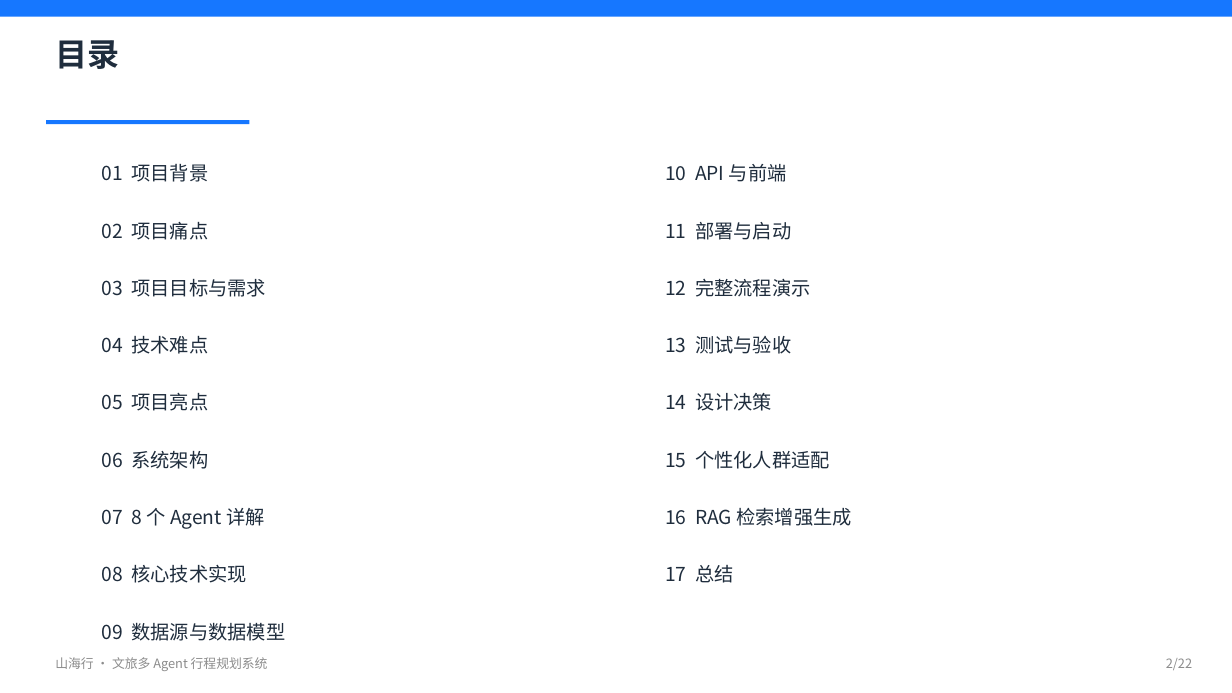
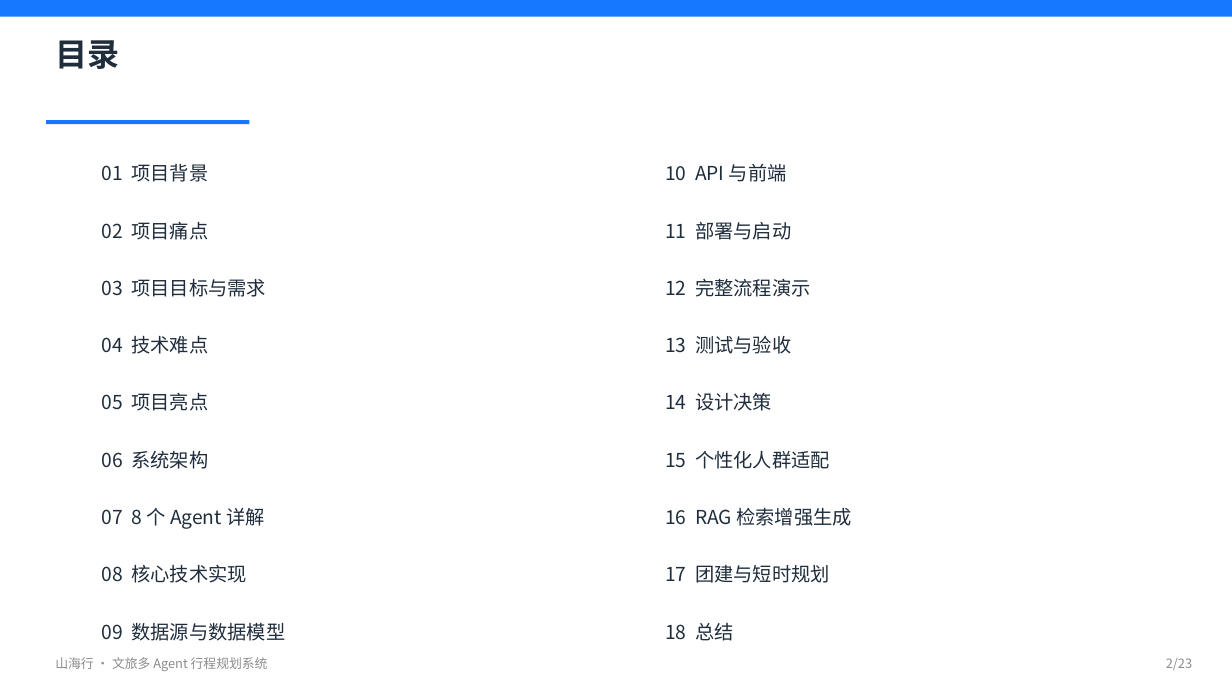
Before and after one commit to 1111776/wenlv, a slide deck: slide 2 of docs/项目讲解.pptx. Drawn at 1232x693 pixels with LibreOffice and Linux fonts; fonts in the diff are those of the drawing. Boxes give left, top, right and bottom in pixels: in the first picture for what was removed or moved away, otherwise in the second. Text is boxed around its words. In the diff, an @@ line names an element or a change of style, - is before the commit and + after.

Commit message:
docs: PPT 23页 + 项目讲解更新（团建规划、多轮对话、知识库125chunk、短时规划）

```diff
--- a/docs/项目讲解.pptx
+++ b/docs/项目讲解.pptx
@@ text at (665,565,830,583): text changed @@
-17 总结
+17 团建与短时规划
@@ text added at (665,623,733,641), 15 pt, text #1F2D3D @@
+18 总结
@@ text at (1166,658,1192,670): text changed @@
-2/22
+2/23
```
Also in this commit, not shown: 20 other slides changed, 1 slide added, 2 other files.
